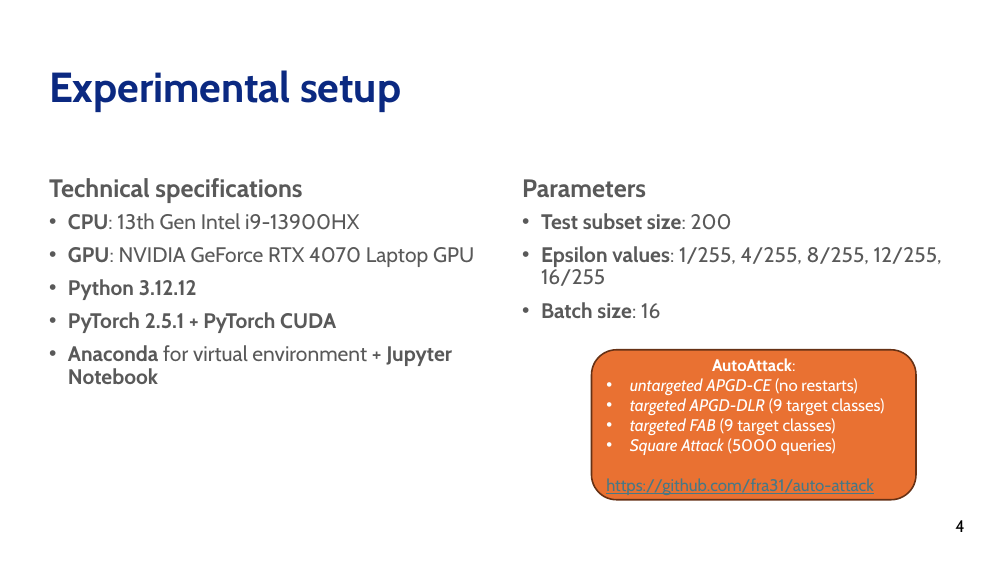
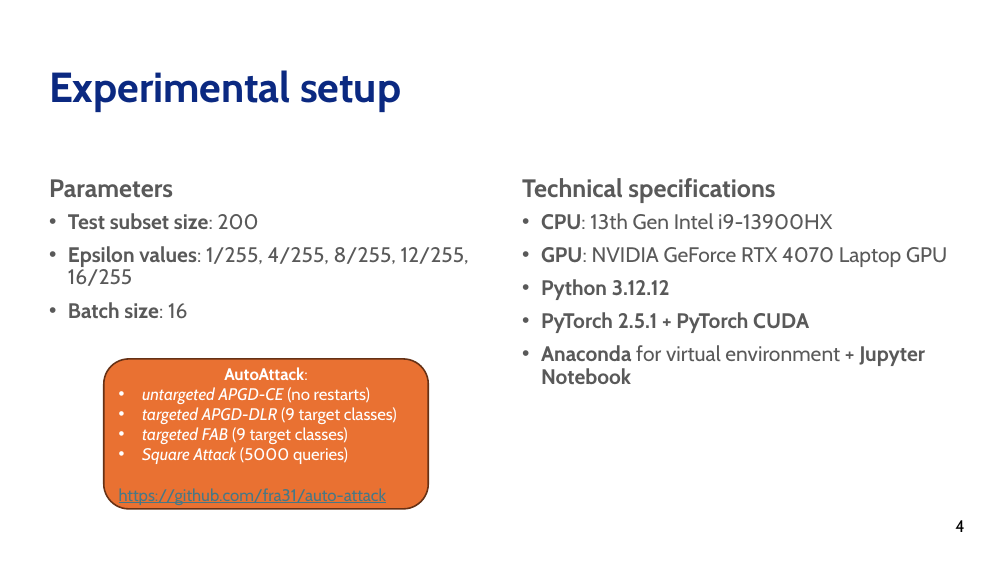
Before and after one commit to s-bello10/MLSec_Bello_S, a slide deck: slide 4 of MLSec_Bello_S_Project.pptx. Drawn at 1008x567 pixels with LibreOffice and Linux fonts; fonts in the diff are those of the drawing; background and template pictures are left out. Boxes give left, top, right and bottom in pixels: in the first picture for what was removed or moved away, otherwise in the second. Text is boxed around its words. In the diff, an @@ line names an element or a change of style, - is before the commit and + after.

```diff
--- a/MLSec_Bello_S_Project.pptx
+++ b/MLSec_Bello_S_Project.pptx
@@ text at [49,179,173,198]: text changed @@
-Technical specifications
+Parameters
@@ text at [522,178,775,203]: text changed @@
-Parameters
+Technical specifications
@@ text at [68,213,469,319]: text changed @@
-• CPU: 13th Gen Intel i9-13900HX
-• GPU: NVIDIA GeForce RTX 4070 Laptop GPU
-• Python 3.12.12
-• PyTorch 2.5.1 + PyTorch CUDA
-• Anaconda for virtual environment + Jupyter Notebook
+• Test subset size: 200
+• Epsilon values: 1/255, 4/255, 8/255, 12/255, 16/255
+• Batch size: 16
@@ text at [541,213,947,384]: text changed @@
-• Test subset size: 200
-• Epsilon values: 1/255, 4/255, 8/255, 12/255, 16/255
-• Batch size: 16
+• CPU: 13th Gen Intel i9-13900HX
+• GPU: NVIDIA GeForce RTX 4070 Laptop GPU
+• Python 3.12.12
+• PyTorch 2.5.1 + PyTorch CUDA
+• Anaconda for virtual environment + Jupyter Notebook
@@ rounded rectangle "AutoAttack:": place and size @@
-rounded rectangle "AutoAttack:" at [591,350,916,500]
+rounded rectangle "AutoAttack:" at [104,359,428,509]
```
Also in this commit, not shown: 2 other slides changed, 1 slide added, 8 other files.
